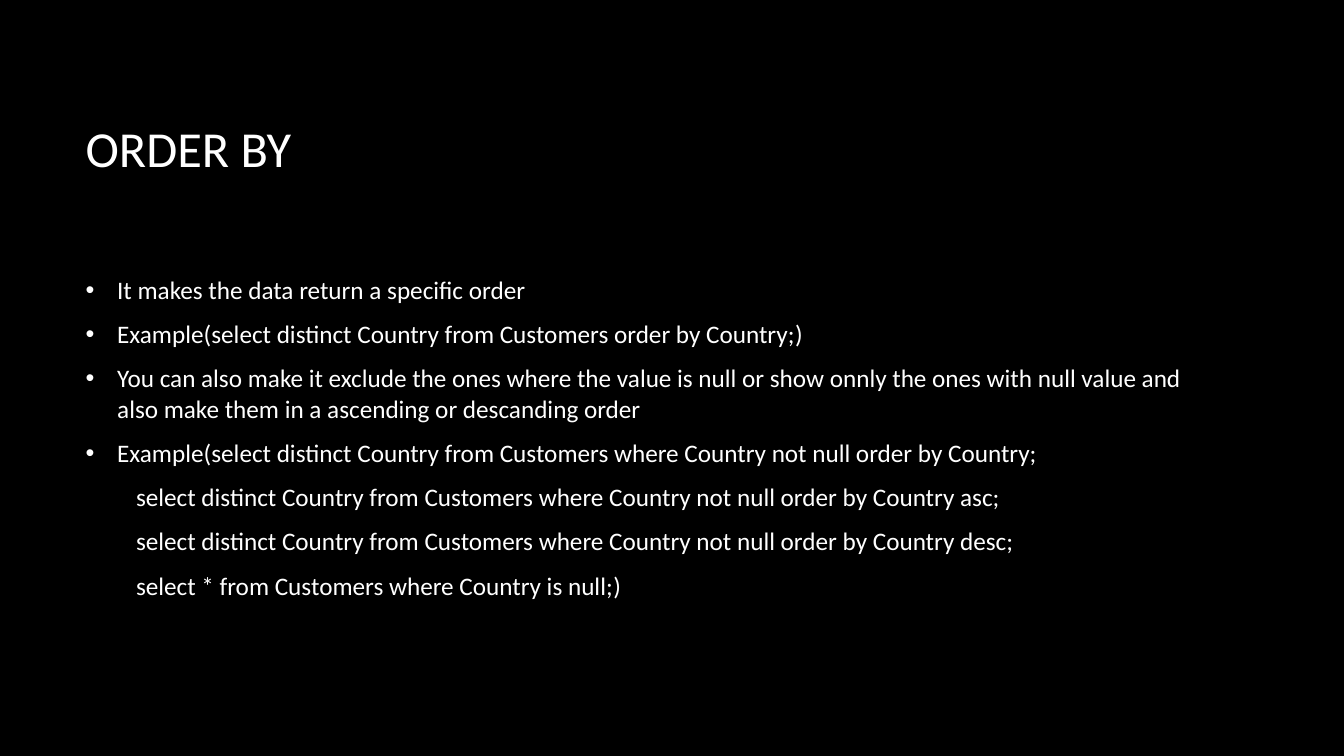
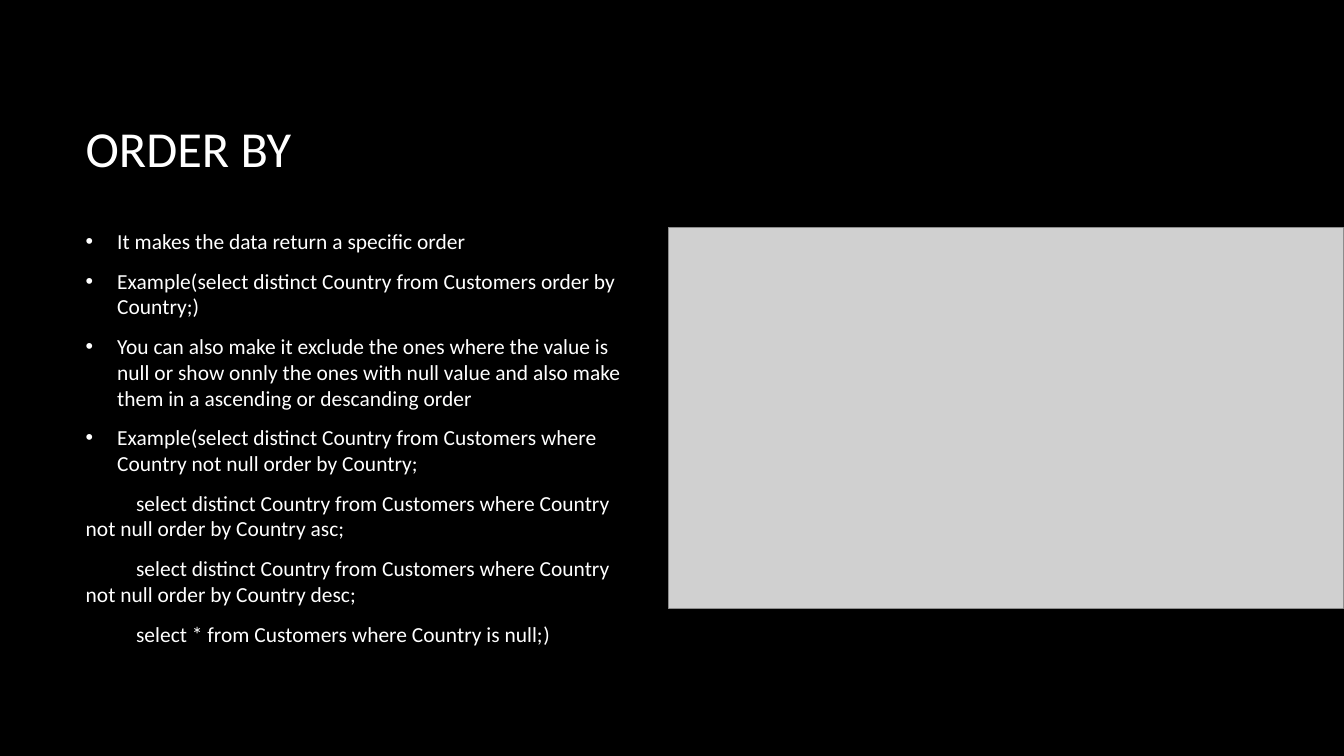
Before and after one commit to HajnalBendeguz1/IKT-01.23, a slide deck: slide 11 of SQL basics.pptx (slide 12 before the commit). Drawn at 1344x756 pixels with LibreOffice and Linux fonts; fonts in the diff are those of the drawing; grey boxes stand for pictures; background and template pictures are left out. Boxes give left, top, right and bottom in pixels: in the first picture for what was removed or moved away, otherwise in the second. Text is boxed around its words. In the diff, an @@ line names an element or a change of style, - is before the commit and + after.

```diff
--- a/SQL basics.pptx
+++ b/SQL basics.pptx
@@ text "It makes the data return ..." at [86, 234, 620, 646]: size 18 to 15.3 pt @@
@@ picture added at [668, 228, 1343, 609] @@
```
Also in this commit, not shown: 11 other slides changed, 1 slide removed.
